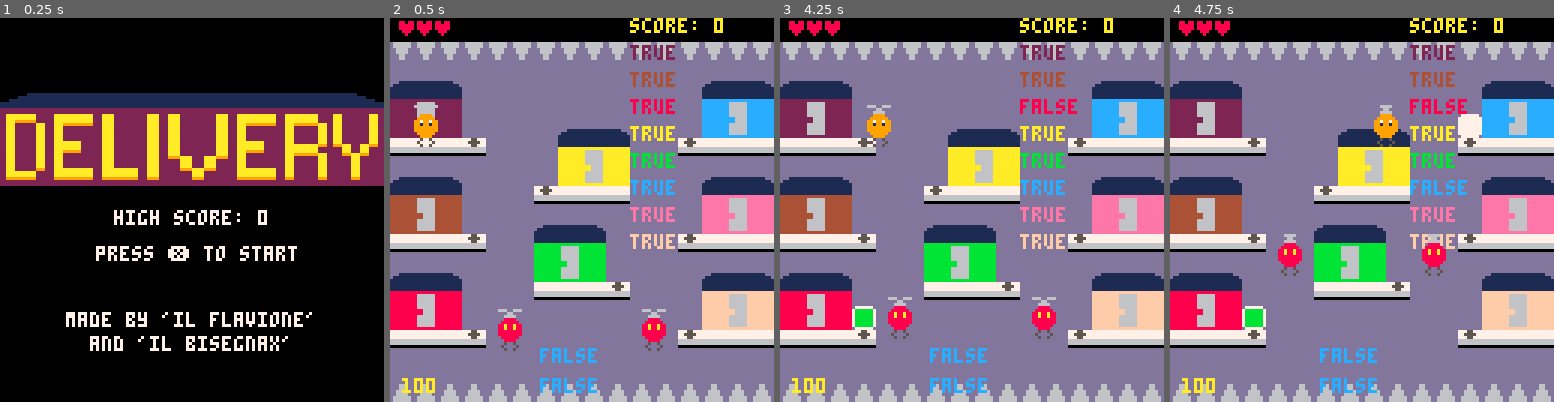
Above: before the commit, frames 1-4 (left to right).
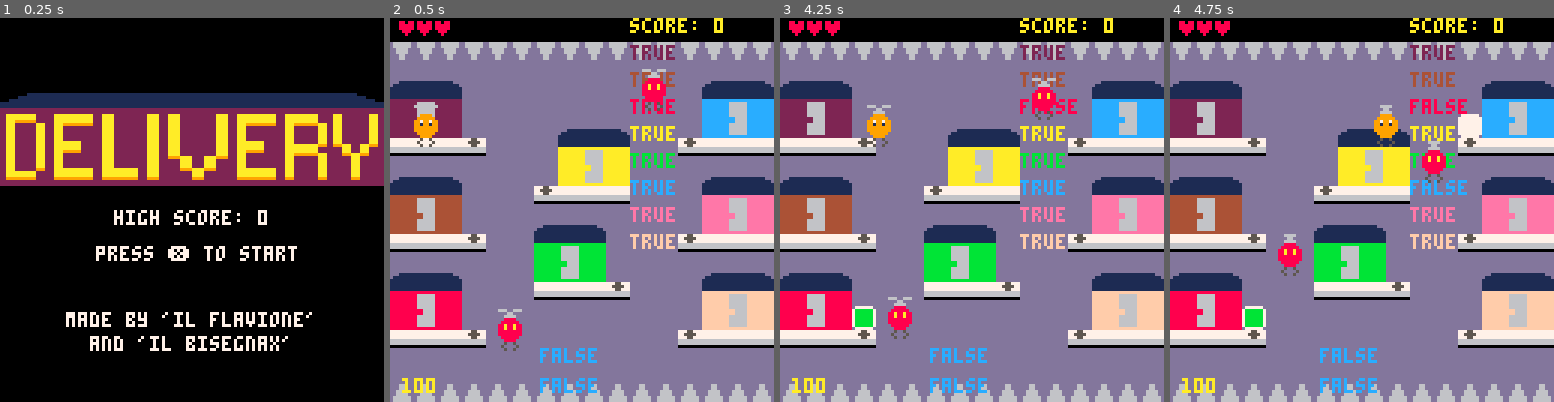
Above: after the commit, the same moments.

Repository: FlavioIero/Delivery
Game: PICO-8 cartridge atari.p8
Same seed, same stepped clock (60 frames per second), same inputs: the game is played once before the commit and once after it.
Inputs:
- Up to frame 1 (0.25 s): no input
- Up to frame 2 (0.5 s): tap X (X key) at 0.33 s
- Up to frame 3 (4.25 s): tap X (X key) at 1.07, 1.85, 2.97, 4.08 s; hold Right 1.6-2.1 s; hold Up 2.15-2.42 s; hold Right 2.47-3.03 s; hold Left 3.08-3.58 s; hold Down 3.63-3.97 s; hold Right from 4.02 s (still down)
- Up to frame 4 (4.75 s): release Right at 4.68 s; hold Up from 4.73 s (still down)

Frame 1 is identical in both runs. In frame 2, 0.8% of the frame differs, in the area x 65-72%, y 13-87%; in frame 3, 0.8%; in frame 4, 0.8%.

Commit message:
changed enemies position

Diff:
--- a/atari.p8
+++ b/atari.p8
@@ -169,8 +169,8 @@
 	p = {}
 
 	gm = game_mng.new()
-	add(e,enemy.new(36,100))
-	add(e,enemy.new(84,100))
+	add(e,enemy.new(36,100,1,80))
+	add(e,enemy.new(84,100,-1,80))
 	p = player.new(player_sp)
 
 	-- game var
@@ -441,18 +441,42 @@
  return t*t*(3-2*t)
 end
 
-function enemy.new(x,y)
- return setmetatable({x=x,
-  base_y=y,
-  y=y,
+function enemy.new(x,y,dir,offset)
+ local top=y-offset
+ local bottom=y
+
+ local start_y
+ local target_a
+ local target_b
+
+ if dir==1 then
+  start_y=bottom
+  target_a=bottom
+  target_b=top
+ else
+  start_y=top
+  target_a=top
+  target_b=bottom
+ end
+
+ return setmetatable({
+  x=x,
+
+  y=start_y,
+
+  from_y=target_a,
+  to_y=target_b,
+
   t=0,
   dur=60,
-  dir=1,
-  offset=80,
+
+  offset=offset,
+
   sprt=10,
   h_sprt=sprt_helix[1],
   h_sprt_i=1,
-  h_timer=0},enemy)
+  h_timer=0
+ },enemy)
 end
 
 function enemy:update()
@@ -460,16 +484,18 @@
 
  if self.t>=1 then
   self.t=0
-  self.dir=-self.dir
+
+  self.from_y,self.to_y=
+  self.to_y,self.from_y
  end
 
  local eased=smoothstep(self.t)
 
- if self.dir==1 then
-  self.y=lerp(self.base_y,self.base_y-self.offset,eased)
- else
-  self.y=lerp(self.base_y-self.offset,self.base_y,eased)
- end
+ self.y=lerp(
+  self.from_y,
+  self.to_y,
+  eased
+ )
 
  self:update_anim()
 end
